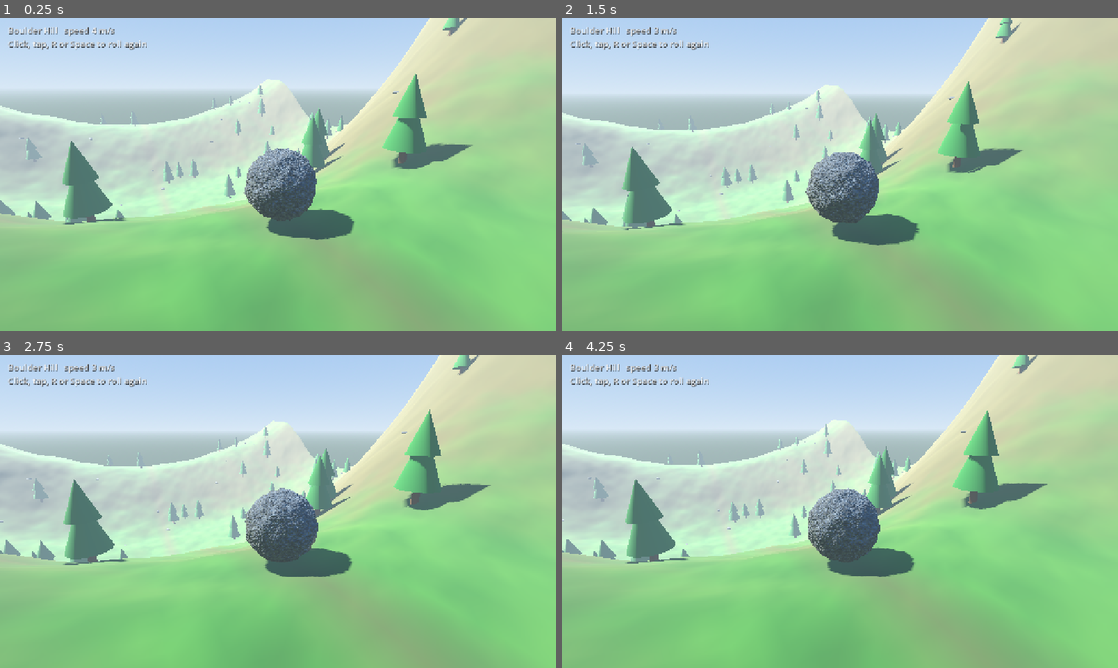
Above: before the commit, frames 1-4 (two rows, left to right).
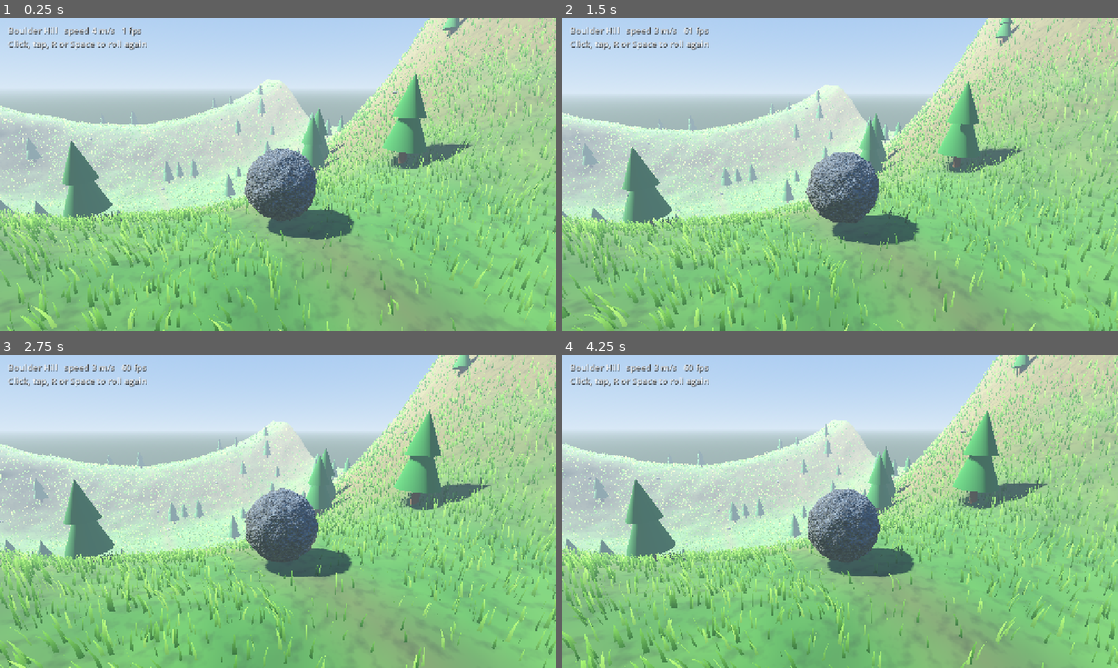
Above: after the commit, the same moments.

Repository: Marc-GenAI-AWS/godot-game
Game: Godot game, scene res://main.tscn
Two runs of this game, one before a commit and one after it. Both use one fixed random seed, a clock stepped at 60 frames per second and the inputs below.
Inputs (mouse positions are in pixels of both pictures, inside the frame that each line leads up to):
- Up to frame 1 (0.25 s): no input
- Up to frame 2 (1.5 s): tap Enter at 0.5 s; move the mouse to (962, 158) at 0.52 s; tap R at 0.6, 1.35 s; click (962, 158) at 0.67 s; tap Space at 0.77 s; move the mouse to (728, 190) at 1.27 s; click (728, 190) at 1.42 s
- Up to frame 3 (2.75 s): tap Space at 1.52 s; move the mouse to (333, 442) at 2.02 s; tap R at 2.1 s; click (333, 442) at 2.17 s
- Up to frame 4 (4.25 s): move the mouse to (812, 574) at 2.77 s; tap R at 2.85, 3.6 s; click (812, 574) at 2.92 s; tap Space at 3.02, 3.77 s; move the mouse to (1006, 558) at 3.52 s; click (1006, 558) at 3.67 s

The runs differ from the first frame. In frame 1, 13% of the frame differs, in the area x 0-100%, y 0-100%; in frame 2, 13%; in frame 3, 14%; in frame 4, 14%.

Commit message:
Add wind-animated grass that the boulder flattens, ground detail texture
~70k MultiMesh blades with a vertex shader driven by scrolling wind noise
and a push-away term around the boulder. Camera now clamps above the slope.
FPS readout in the HUD.

Claude-Session: https://claude.ai/code/session_01UAYU2mUDuDd7xzaMngBZ3G

Diff:
--- /dev/null
+++ b/boulder/grass.gdshader
@@ -0,0 +1,60 @@
+shader_type spatial;
+render_mode cull_disabled, world_vertex_coords, depth_draw_opaque;
+
+// Grass blades: bent by scrolling wind noise, flattened by the boulder.
+
+uniform sampler2D wind_noise : repeat_enable, filter_linear;
+uniform vec3 boulder_pos = vec3(0.0, 1000.0, 0.0);
+uniform float boulder_radius = 2.8;
+uniform float wind_strength = 1.0;
+uniform vec3 base_color : source_color = vec3(0.09, 0.26, 0.07);
+uniform vec3 tip_color : source_color = vec3(0.36, 0.52, 0.17);
+uniform vec3 dry_color : source_color = vec3(0.52, 0.5, 0.24);
+
+varying float v_h;
+varying float v_rnd;
+varying float v_flat;
+
+float hash12(vec2 p) {
+	return fract(sin(dot(p, vec2(12.9898, 78.233))) * 43758.5453);
+}
+
+void vertex() {
+	float h = UV.y;                       // 0 at root, 1 at tip
+	vec3 root = MODEL_MATRIX[3].xyz;      // instance origin in world space
+	float rnd = hash12(root.xz);
+	v_h = h;
+	v_rnd = rnd;
+
+	// Wind: a slow gust field scrolling across the hill plus a fast flutter.
+	vec2 wuv = root.xz * 0.018 + vec2(TIME * 0.05, TIME * 0.03);
+	float gust = texture(wind_noise, wuv).r - 0.45;
+	float flutter = sin(TIME * 2.6 + root.x * 0.7 + root.z * 0.5 + rnd * 6.2831) * 0.08;
+	vec2 wind_dir = normalize(vec2(1.0, 0.45));
+	float bend = h * h;                   // stiff at the root, floppy at the tip
+	vec2 offset = wind_dir * (gust * 1.4 * wind_strength + flutter) * bend;
+
+	// Boulder: blades near its footprint are shoved outward and pressed down.
+	vec2 away = root.xz - boulder_pos.xz;
+	float d = length(away);
+	float near_ground = 1.0 - smoothstep(boulder_radius + 0.8, boulder_radius + 3.5, boulder_pos.y - root.y);
+	float push = (1.0 - smoothstep(boulder_radius * 0.2, boulder_radius + 1.6, d)) * near_ground;
+	offset += normalize(away + vec2(0.001)) * push * 1.5 * h;
+	v_flat = push;
+
+	VERTEX.xz += offset;
+	VERTEX.y -= (length(offset) * 0.35 + push * 0.55 * h);
+	NORMAL = vec3(0.0, 1.0, 0.0);         // light blades like the ground beneath them
+}
+
+void fragment() {
+	vec3 col = mix(base_color, tip_color, v_h);
+	col = mix(col, dry_color, v_rnd * v_rnd * 0.55);
+	col *= 0.8 + 0.3 * v_rnd;
+	col = mix(col, col * 0.7, v_flat * 0.6);
+	ALBEDO = col;
+	// Undo the back-face normal flip so both sides light like the ground.
+	NORMAL = normalize((VIEW_MATRIX * vec4(0.0, 1.0, 0.0, 0.0)).xyz);
+	ROUGHNESS = 0.95;
+	SPECULAR = 0.15;
+}
--- a/boulder/main.gd
+++ b/boulder/main.gd
@@ -16,6 +16,7 @@
 var dust: GPUParticles3D
 var hud: Label
 var noise := FastNoiseLite.new()
+var grass_mat: ShaderMaterial
 var rest_timer := 0.0
 var pending_reset := false
 
@@ -27,6 +28,7 @@
 	_build_environment()
 	_build_terrain()
 	_build_scenery()
+	_build_grass()
 	_build_boulder()
 	_build_camera()
 	_build_hud()
@@ -97,6 +99,17 @@
 	var mat := StandardMaterial3D.new()
 	mat.vertex_color_use_as_albedo = true
 	mat.roughness = 0.95
+	# Fine mottling so the ground is not flat-shaded between vertices.
+	var dn := FastNoiseLite.new()
+	dn.seed = 21
+	dn.frequency = 0.03
+	dn.fractal_octaves = 4
+	var dimg := dn.get_seamless_image(256, 256)
+	for y in 256:
+		for x in 256:
+			var v := 0.78 + 0.44 * dimg.get_pixel(x, y).r
+			dimg.set_pixel(x, y, Color(v, v, v))
+	mat.albedo_texture = ImageTexture.create_from_image(dimg)
 	mesh.surface_set_material(0, mat)
 
 	var mi := MeshInstance3D.new()
@@ -196,6 +209,88 @@
 		r.scale = Vector3(rng.randf_range(0.6, 2.0), rng.randf_range(0.5, 1.2), rng.randf_range(0.6, 2.0))
 		r.rotation.y = rng.randf() * TAU
 		add_child(r)
+
+
+# ---------------------------------------------------------------- grass
+
+func _blade_mesh() -> ArrayMesh:
+	# A tapered blade with two segments so the shader can curve it.
+	var verts := PackedVector3Array()
+	var uvs := PackedVector2Array()
+	var idx := PackedInt32Array()
+	var rows := [[0.0, 0.07], [0.45, 0.05], [0.8, 0.028], [1.0, 0.0]]
+	for r in rows:
+		var y: float = r[0]
+		var w: float = r[1]
+		verts.push_back(Vector3(-w, y, 0)); uvs.push_back(Vector2(0, y))
+		verts.push_back(Vector3(w, y, 0)); uvs.push_back(Vector2(1, y))
+	for i in rows.size() - 1:
+		var a := i * 2
+		idx.append_array([a, a + 2, a + 1, a + 1, a + 2, a + 3])
+	var arrays := []
+	arrays.resize(Mesh.ARRAY_MAX)
+	arrays[Mesh.ARRAY_VERTEX] = verts
+	arrays[Mesh.ARRAY_TEX_UV] = uvs
+	arrays[Mesh.ARRAY_INDEX] = idx
+	var m := ArrayMesh.new()
+	m.add_surface_from_arrays(Mesh.PRIMITIVE_TRIANGLES, arrays)
+	return m
+
+
+func _build_grass() -> void:
+	grass_mat = ShaderMaterial.new()
+	grass_mat.shader = load("res://grass.gdshader")
+	var wn := FastNoiseLite.new()
+	wn.seed = 5
+	wn.frequency = 0.04
+	wn.fractal_octaves = 3
+	grass_mat.set_shader_parameter("wind_noise", ImageTexture.create_from_image(wn.get_seamless_image(256, 256)))
+	grass_mat.set_shader_parameter("boulder_radius", BOULDER_RADIUS)
+
+	var blade := _blade_mesh()
+	blade.surface_set_material(0, grass_mat)
+	var rng := RandomNumberGenerator.new()
+	rng.seed = 99
+
+	# Dense band along the run, sparser and taller out on the flanks.
+	_grass_patch(blade, rng, -42.0, 42.0, 3.2, 0.7, 1.3)
+	_grass_patch(blade, rng, -TERRAIN_HALF_X + 2, -42.0, 0.9, 0.9, 1.7)
+	_grass_patch(blade, rng, 42.0, TERRAIN_HALF_X - 2, 0.9, 0.9, 1.7)
+
+
+func _grass_patch(blade: Mesh, rng: RandomNumberGenerator, x0: float, x1: float, density: float, h_min: float, h_max: float) -> void:
+	var z0 := float(-TERRAIN_HALF_Z + 2)
+	var z1 := float(TERRAIN_HALF_Z - 2)
+	var count := int((x1 - x0) * (z1 - z0) * density)
+	var buf := PackedFloat32Array()
+	buf.resize(count * 12)
+	var n := 0
+	for i in count:
+		var x := rng.randf_range(x0, x1)
+		var z := rng.randf_range(z0, z1)
+		if absf(x) < 3.5 and z < 60.0 and rng.randf() < 0.75:
+			continue  # bare dirt track down the middle
+		var y := terrain_height(x, z) - 0.05
+		var s := rng.randf_range(h_min, h_max)
+		var yaw := rng.randf() * TAU
+		var b := Basis(Vector3.UP, yaw).scaled(Vector3(s * rng.randf_range(0.8, 1.3), s, s))
+		var o := Vector3(x, y, z)
+		var k := n * 12
+		buf[k] = b.x.x; buf[k + 1] = b.y.x; buf[k + 2] = b.z.x; buf[k + 3] = o.x
+		buf[k + 4] = b.x.y; buf[k + 5] = b.y.y; buf[k + 6] = b.z.y; buf[k + 7] = o.y
+		buf[k + 8] = b.x.z; buf[k + 9] = b.y.z; buf[k + 10] = b.z.z; buf[k + 11] = o.z
+		n += 1
+	buf.resize(n * 12)
+	var mm := MultiMesh.new()
+	mm.transform_format = MultiMesh.TRANSFORM_3D
+	mm.mesh = blade
+	mm.instance_count = n
+	mm.buffer = buf
+	var mmi := MultiMeshInstance3D.new()
+	mmi.multimesh = mm
+	mmi.cast_shadow = GeometryInstance3D.SHADOW_CASTING_SETTING_OFF
+	mmi.custom_aabb = AABB(Vector3(x0, -10, z0), Vector3(x1 - x0, HILL_HEIGHT + 60, z1 - z0))
+	add_child(mmi)
 
 
 # ---------------------------------------------------------------- boulder
@@ -427,9 +522,14 @@
 
 	# Chase camera: sit up-slope and above, look slightly ahead of the rock.
 	var target := bp + Vector3(9.0, 6.5, -15.0)
+	# Never let the camera sink into the slope (or the grass) behind the rock.
+	target.y = maxf(target.y, terrain_height(target.x, target.z) + 4.5)
 	var k := 1.0 - exp(-delta * 3.0)
 	camera.global_position = camera.global_position.lerp(target, k)
 	camera.look_at(bp + boulder.linear_velocity * 0.15 + Vector3(0, 1, 0), Vector3.UP)
+
+	if grass_mat:
+		grass_mat.set_shader_parameter("boulder_pos", bp)
 
 	# Dust follows the contact point and only emits while moving on the ground.
 	var ground_y := terrain_height(bp.x, bp.z)
@@ -437,7 +537,7 @@
 	dust.emitting = speed > 4.0 and bp.y - ground_y < BOULDER_RADIUS + 0.8
 	dust.amount_ratio = clampf(speed / 25.0, 0.2, 1.0)
 
-	hud.text = "Boulder Hill   speed %.0f m/s\nClick, tap, R or Space to roll again" % speed
+	hud.text = "Boulder Hill   speed %.0f m/s   %d fps\nClick, tap, R or Space to roll again" % [speed, Engine.get_frames_per_second()]
 
 	# Auto-restart once it has come to rest in the valley.
 	if speed < 0.6 and bp.z > 20.0:
Not shown, added: boulder/grass.gdshader.uid
Not shown, changed: README.md
Not shown, changed: docs/index.html
Not shown, changed: docs/index.pck
